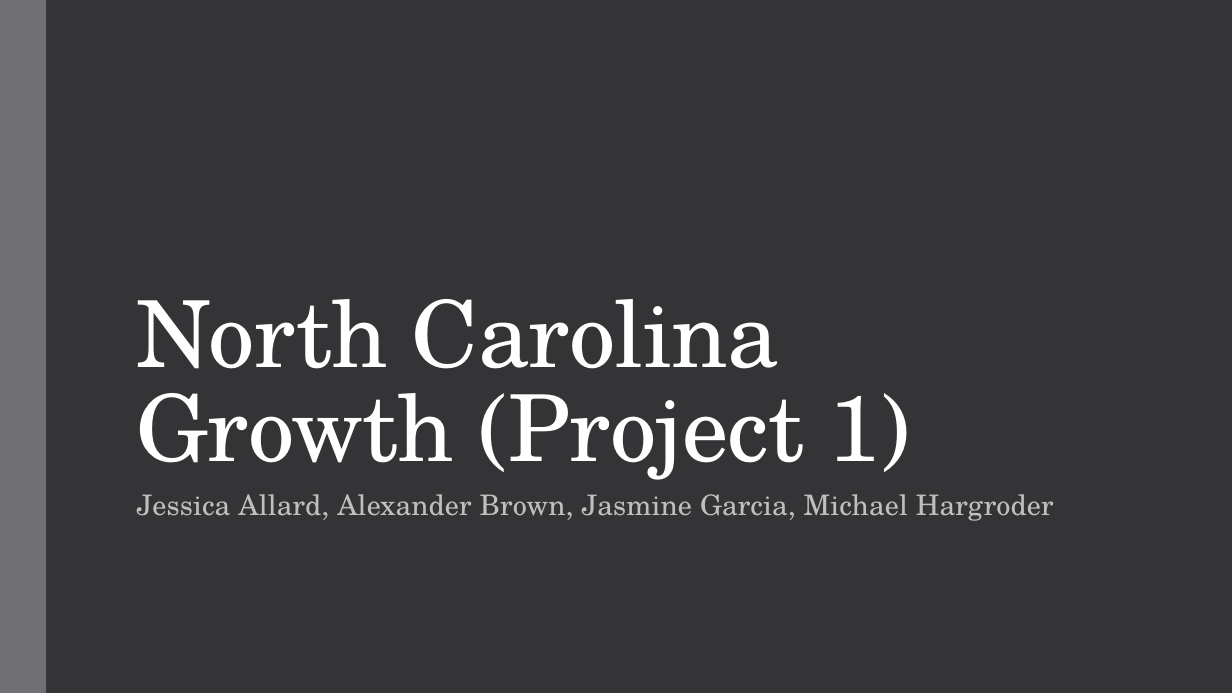
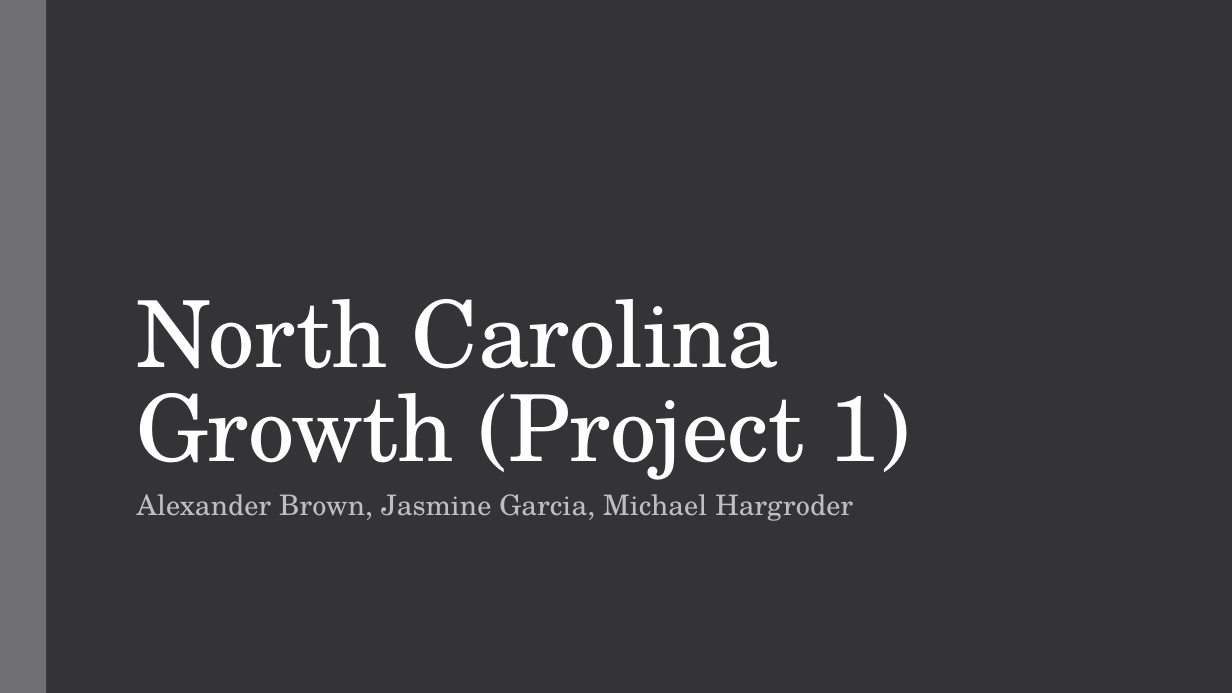
Before and after one commit to jasgarcia/NCGrowth, a slide deck: slide 1 of presentation/NC Growth.pptx. Drawn at 1232x693 pixels with LibreOffice and Linux fonts; fonts in the diff are those of the drawing. Boxes give left, top, right and bottom in pixels: in the first picture for what was removed or moved away, otherwise in the second. Text is boxed around its words. In the diff, an @@ line names an element or a change of style, - is before the commit and + after.

Commit message:
presentation update

```diff
--- a/presentation/NC Growth.pptx
+++ b/presentation/NC Growth.pptx
@@ subtitle at (137, 494, 853, 521): text changed @@
-Jessica Allard, Alexander Brown, Jasmine Garcia, Michael Hargroder
+Alexander Brown, Jasmine Garcia, Michael Hargroder
```
Also in this commit, not shown: 1 other slide changed, 4 slides added, 1 slide removed, 10 other files.
